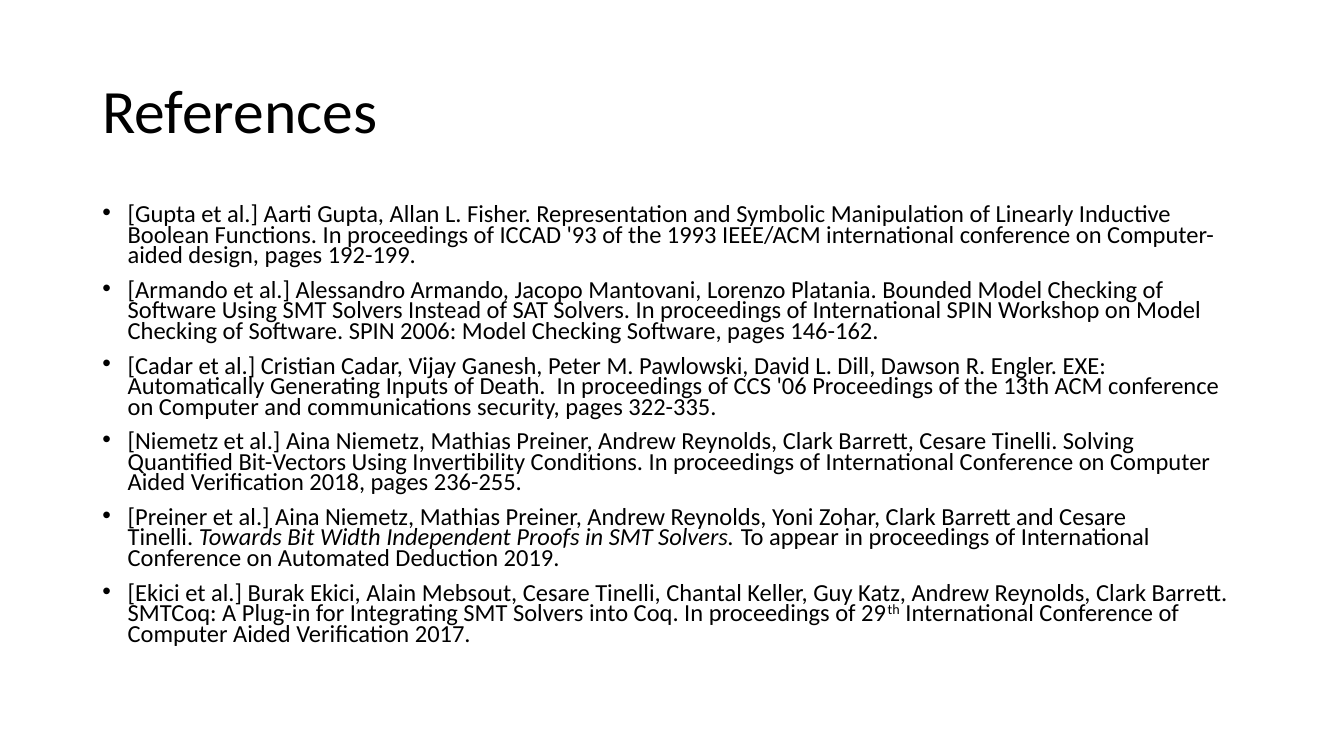
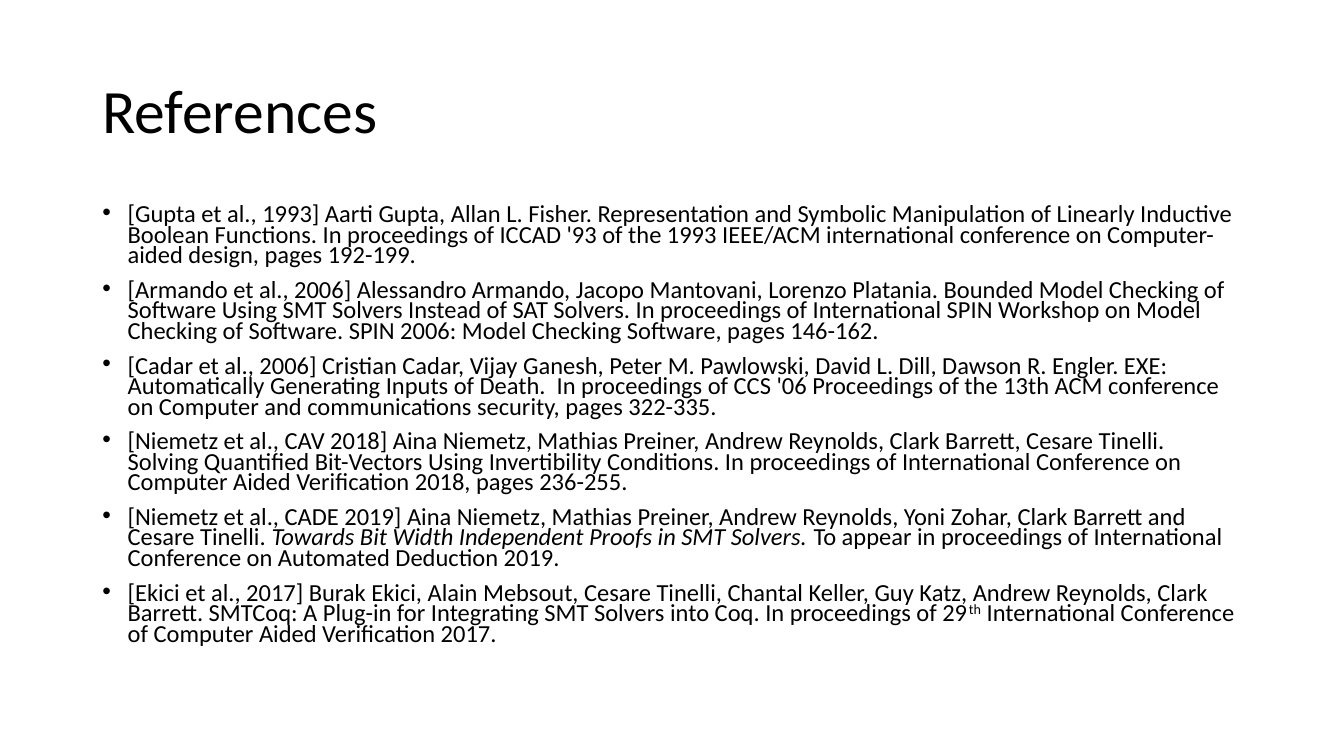
Before and after one commit to arjunvish/pxtp2019presentation, a slide deck: slide 18 of Presentation.pptx. Drawn at 1344x756 pixels with LibreOffice and Linux fonts; fonts in the diff are those of the drawing. Boxes give left, top, right and bottom in pixels: in the first picture for what was removed or moved away, otherwise in the second. Text is boxed around its words. In the diff, an @@ line names an element or a change of style, - is before the commit and + after.

Commit message:
Feedback from meeting Cesare

```diff
--- a/Presentation.pptx
+++ b/Presentation.pptx
@@ text at <box>128,204,1235,646</box>: text changed @@
-• [Gupta et al.] Aarti Gupta, Allan L. Fisher. Representation and Symbolic Manipulation of Linearly Inductive Boolean Functions. In proceedings of ICCAD '93 of the 1993 IEEE/ACM international conference on Computer-aided design, pages 192-199.
-• [Armando et al.] Alessandro Armando, Jacopo Mantovani, Lorenzo Platania. Bounded Model Checking of Software Using SMT Solvers Instead of SAT Solvers. In proceedings of International SPIN Workshop on Model Checking of Software. SPIN 2006: Model Checking Software, pages 146-162.
-• [Cadar et al.] Cristian Cadar, Vijay Ganesh, Peter M. Pawlowski, David L. Dill, Dawson R. Engler. EXE: Automatically Generating Inputs of Death. In proceedings of CCS '06 Proceedings of the 13th ACM conference on Computer and communications security, pages 322-335.
-• [Niemetz et al.] Aina Niemetz, Mathias Preiner, Andrew Reynolds, Clark Barrett, Cesare Tinelli. Solving Quantified Bit-Vectors Using Invertibility Conditions. In proceedings of International Conference on Computer Aided Verification 2018, pages 236-255.
-• [Preiner et al.] Aina Niemetz, Mathias Preiner, Andrew Reynolds, Yoni Zohar, Clark Barrett and Cesare Tinelli. Towards Bit Width Independent Proofs in SMT Solvers. To appear in proceedings of International Conference on Automated Deduction 2019.
-• [Ekici et al.] Burak Ekici, Alain Mebsout, Cesare Tinelli, Chantal Keller, Guy Katz, Andrew Reynolds, Clark Barrett. SMTCoq: A Plug-in for Integrating SMT Solvers into Coq. In proceedings of 29th International Conference of Computer Aided Verification 2017.
+• [Gupta et al., 1993] Aarti Gupta, Allan L. Fisher. Representation and Symbolic Manipulation of Linearly Inductive Boolean Functions. In proceedings of ICCAD '93 of the 1993 IEEE/ACM international conference on Computer-aided design, pages 192-199.
+• [Armando et al., 2006] Alessandro Armando, Jacopo Mantovani, Lorenzo Platania. Bounded Model Checking of Software Using SMT Solvers Instead of SAT Solvers. In proceedings of International SPIN Workshop on Model Checking of Software. SPIN 2006: Model Checking Software, pages 146-162.
+• [Cadar et al., 2006] Cristian Cadar, Vijay Ganesh, Peter M. Pawlowski, David L. Dill, Dawson R. Engler. EXE: Automatically Generating Inputs of Death. In proceedings of CCS '06 Proceedings of the 13th ACM conference on Computer and communications security, pages 322-335.
+• [Niemetz et al., CAV 2018] Aina Niemetz, Mathias Preiner, Andrew Reynolds, Clark Barrett, Cesare Tinelli. Solving Quantified Bit-Vectors Using Invertibility Conditions. In proceedings of International Conference on Computer Aided Verification 2018, pages 236-255.
+• [Niemetz et al., CADE 2019] Aina Niemetz, Mathias Preiner, Andrew Reynolds, Yoni Zohar, Clark Barrett and Cesare Tinelli. Towards Bit Width Independent Proofs in SMT Solvers. To appear in proceedings of International Conference on Automated Deduction 2019.
+• [Ekici et al., 2017] Burak Ekici, Alain Mebsout, Cesare Tinelli, Chantal Keller, Guy Katz, Andrew Reynolds, Clark Barrett. SMTCoq: A Plug-in for Integrating SMT Solvers into Coq. In proceedings of 29th International Conference of Computer Aided Verification 2017.
```
Also in this commit, not shown: 13 other slides changed.
